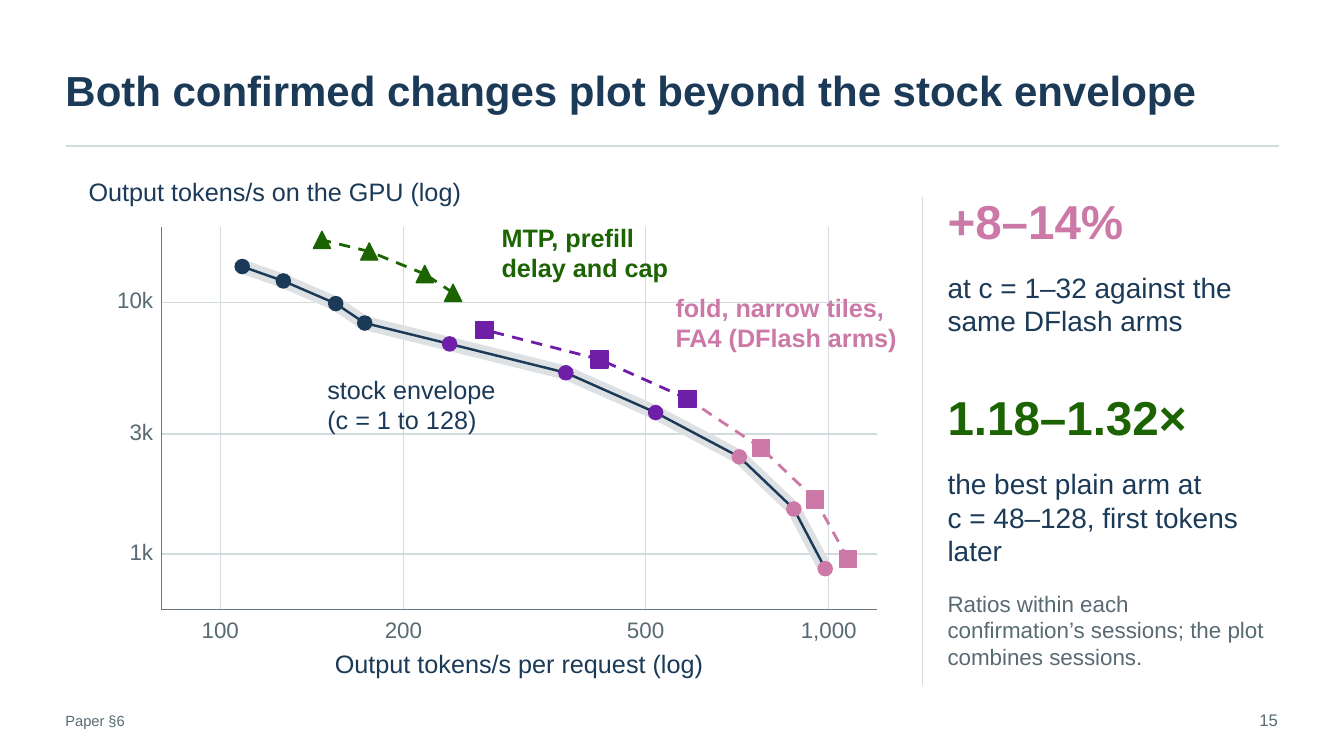
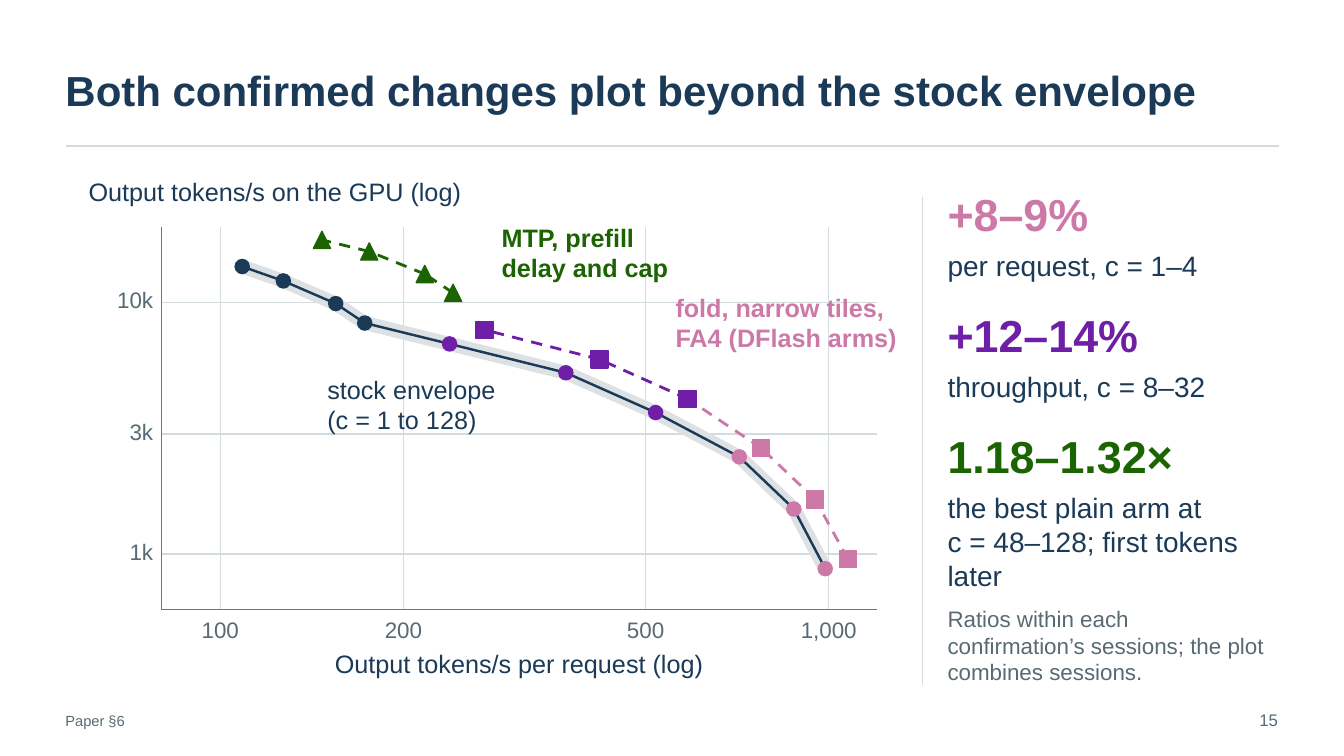
Before and after one commit to SamMausberg/verified-progress, a slide deck: slide 15 of presentation/verifier_paper_talk.pptx. Drawn at 1344x756 pixels with LibreOffice and Linux fonts; fonts in the diff are those of the drawing. Boxes give left, top, right and bottom in pixels: in the first picture for what was removed or moved away, otherwise in the second. Text is boxed around its words. In the diff, an @@ line names an element or a change of style, - is before the commit and + after.

```diff
--- a/presentation/verifier_paper_talk.pptx
+++ b/presentation/verifier_paper_talk.pptx
@@ text at (948,200,1089,232): text changed; size 34 to 32 pt @@
-+8–14%
++8–9%
@@ text at (948,256,1198,282): text changed @@
-at c = 1–32 against the same DFlash arms
+per request, c = 1–4
@@ text added at (948,320,1139,353), 32 pt, text #6F1FA7, bold @@
++12–14%
@@ text added at (948,376,1205,403), 20 pt, text #1B3A57 @@
+throughput, c = 8–32
@@ text "1.18–1.32×": place and size @@
-text "1.18–1.32×" at (948,401,1187,436)
+text "1.18–1.32×" at (948,441,1173,474)
@@ text "1.18–1.32×" at (948,441,1173,474): size 34 to 32 pt @@
@@ text at (948,497,1238,587): text changed @@
-the best plain arm at c = 48–128, first tokens later
+the best plain arm at c = 48–128; first tokens later
@@ text "Ratios within each confirmation’s sessions; ...": place and size @@
-text "Ratios within each confirmation’s sessions; ..." at (948,596,1264,665)
+text "Ratios within each confirmation’s sessions; ..." at (948,611,1264,680)
```
Also in this commit, not shown: 16 other slides changed, 2 other files.
